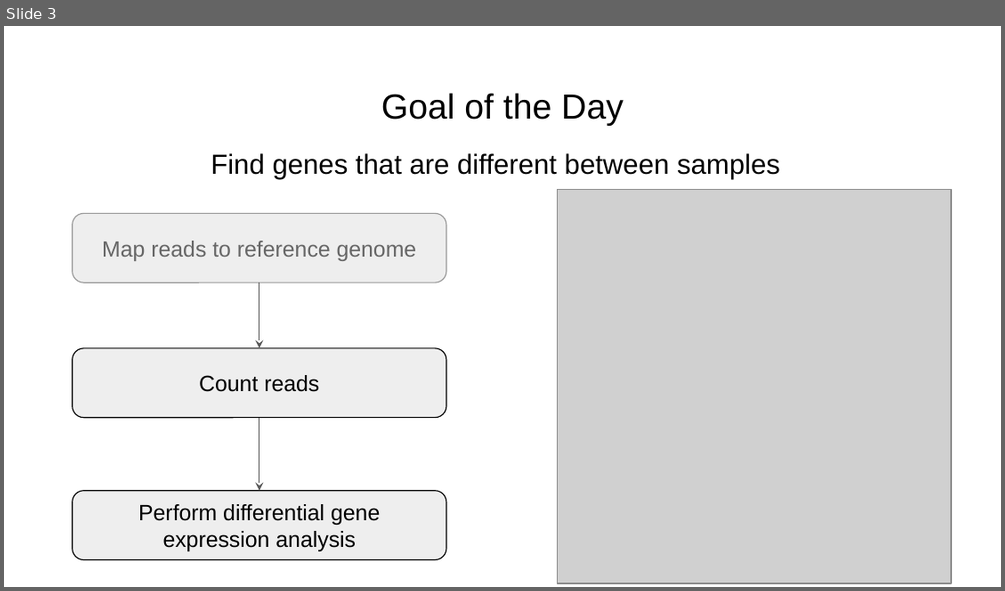
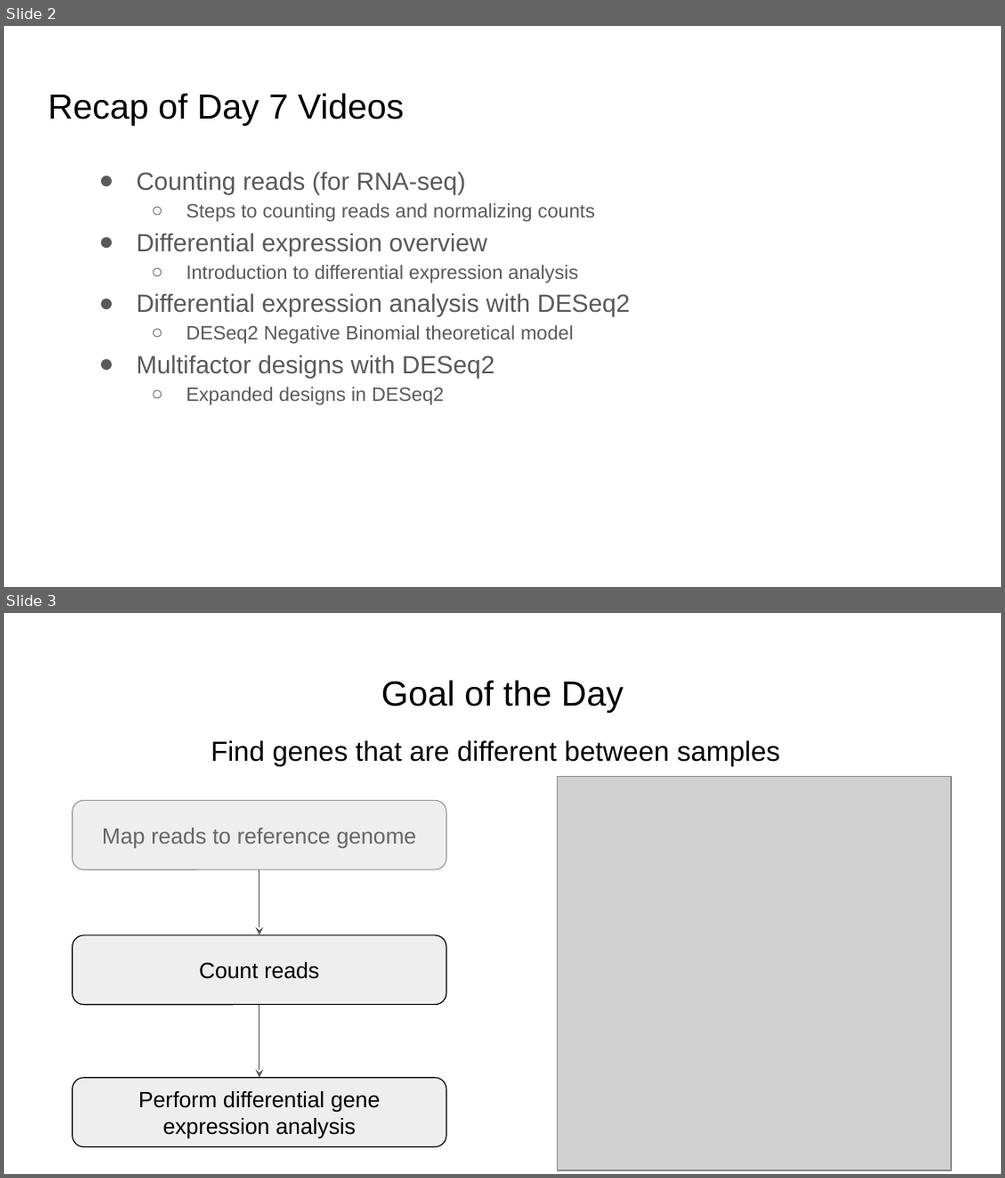
Before and after one commit to Dowell-Lab/srworkshop, a slide deck: projectB/day07/slides/Day7_slides.pptx. Shown one above the other, each under a label of ours: slide 3 before the commit, slides 2 and 3 after it. The pictures are 1005x591 and 1005x1178 pixels, drawn with LibreOffice and Linux fonts; fonts in the diff are those of the drawing; grey boxes stand for pictures. Boxes give left, top, right and bottom in pixels: in the first picture for what was removed or moved away, otherwise in the second. Text is boxed around its words. In the diff, an @@ line names an element or a change of style, - is before the commit and + after.

```diff
--- a/projectB/day07/slides/Day7_slides.pptx
+++ b/projectB/day07/slides/Day7_slides.pptx
@@ slide 2 added at box(4, 26, 1001, 587), background #FFFFFF @@
@@ title added at box(48, 93, 404, 126), 25.2 pt, text #000000 @@
+Recap of Day 7 Videos
@@ text added at box(137, 171, 630, 405), 14 pt, text #595959 @@
+● Counting reads (for RNA-seq)
+  ○ Steps to counting reads and normalizing counts
+● Differential expression overview
+  ○ Introduction to differential expression analysis
+● Differential expression analysis with DESeq2
+  ○ DESeq2 Negative Binomial theoretical model
+● Multifactor designs with DESeq2
+  ○ Expanded designs in DESeq2
```
Also in this commit, not shown: 1 slide changed, 3 other files.
